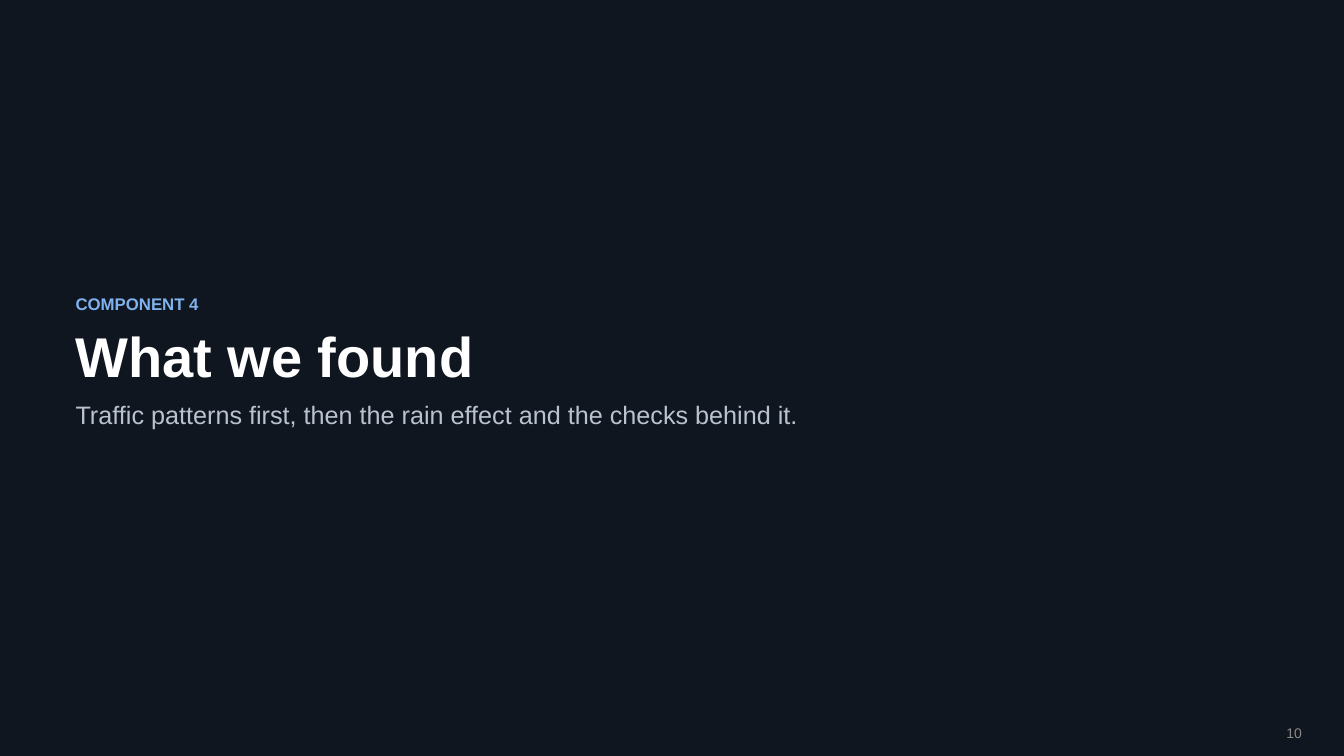
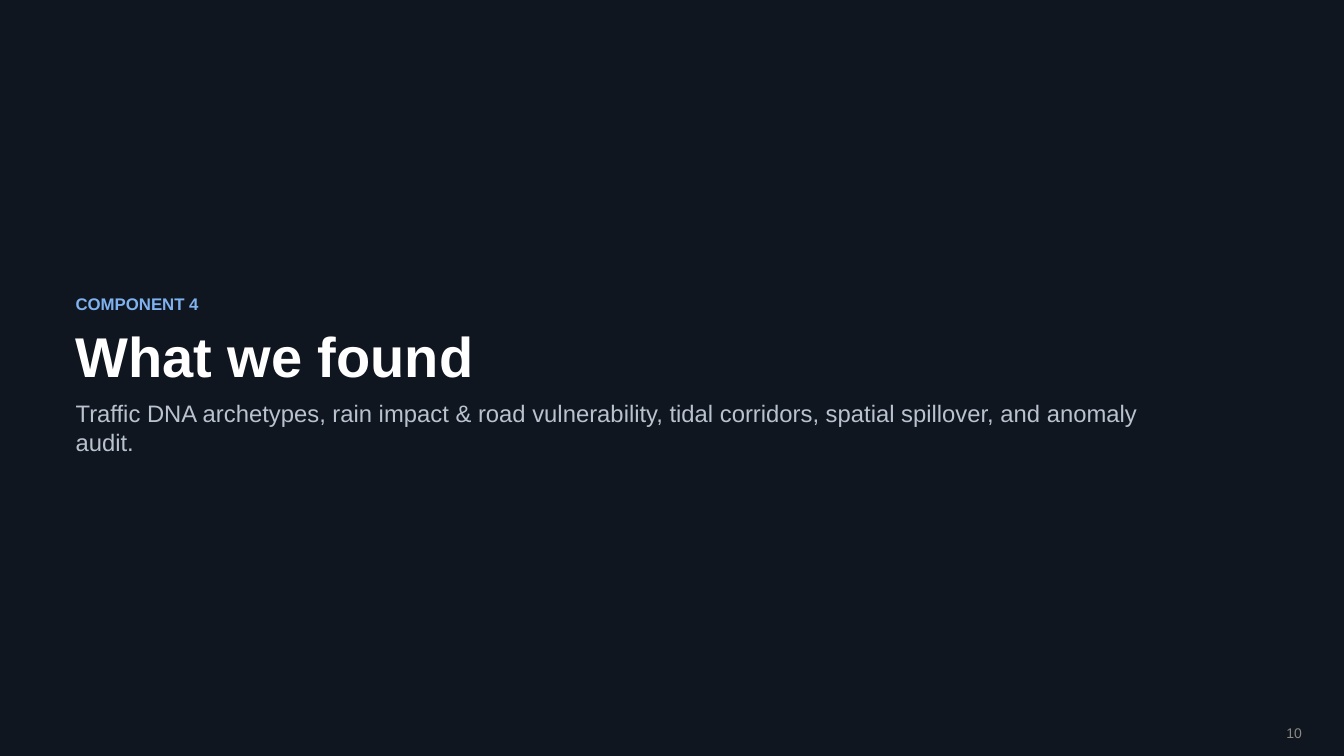
Before and after one commit to PEN1TENT/DSDE-final-project, a slide deck: slide 10 of reports/slides/slides.pptx. Drawn at 1344x756 pixels with LibreOffice and Linux fonts; fonts in the diff are those of the drawing. Boxes give left, top, right and bottom in pixels: in the first picture for what was removed or moved away, otherwise in the second. Text is boxed around its words. In the diff, an @@ line names an element or a change of style, - is before the commit and + after.

Commit message:
Add feed audit, Traffic DNA, rain DiD, tidal flow, spatial sync insights and 22-slide deck

```diff
--- a/reports/slides/slides.pptx
+++ b/reports/slides/slides.pptx
@@ text at box(76, 404, 1137, 451): text changed; size 18 to 17 pt @@
-Traffic patterns first, then the rain effect and the checks behind it.
+Traffic DNA archetypes, rain impact & road vulnerability, tidal corridors, spatial spillover, and anomaly audit.
```
Also in this commit, not shown: 15 other slides changed, 6 slides added, 2 slides removed, 34 other files.
